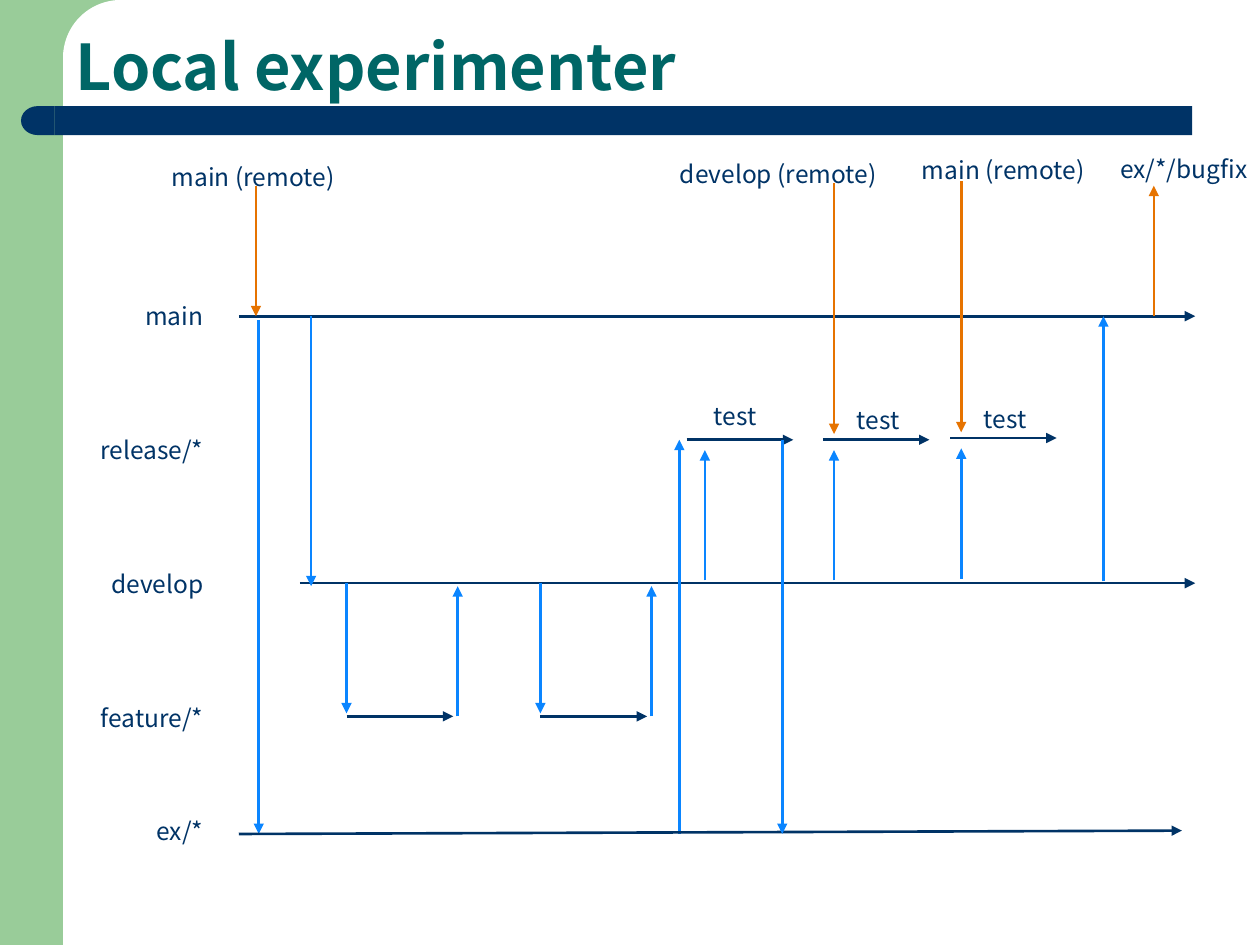
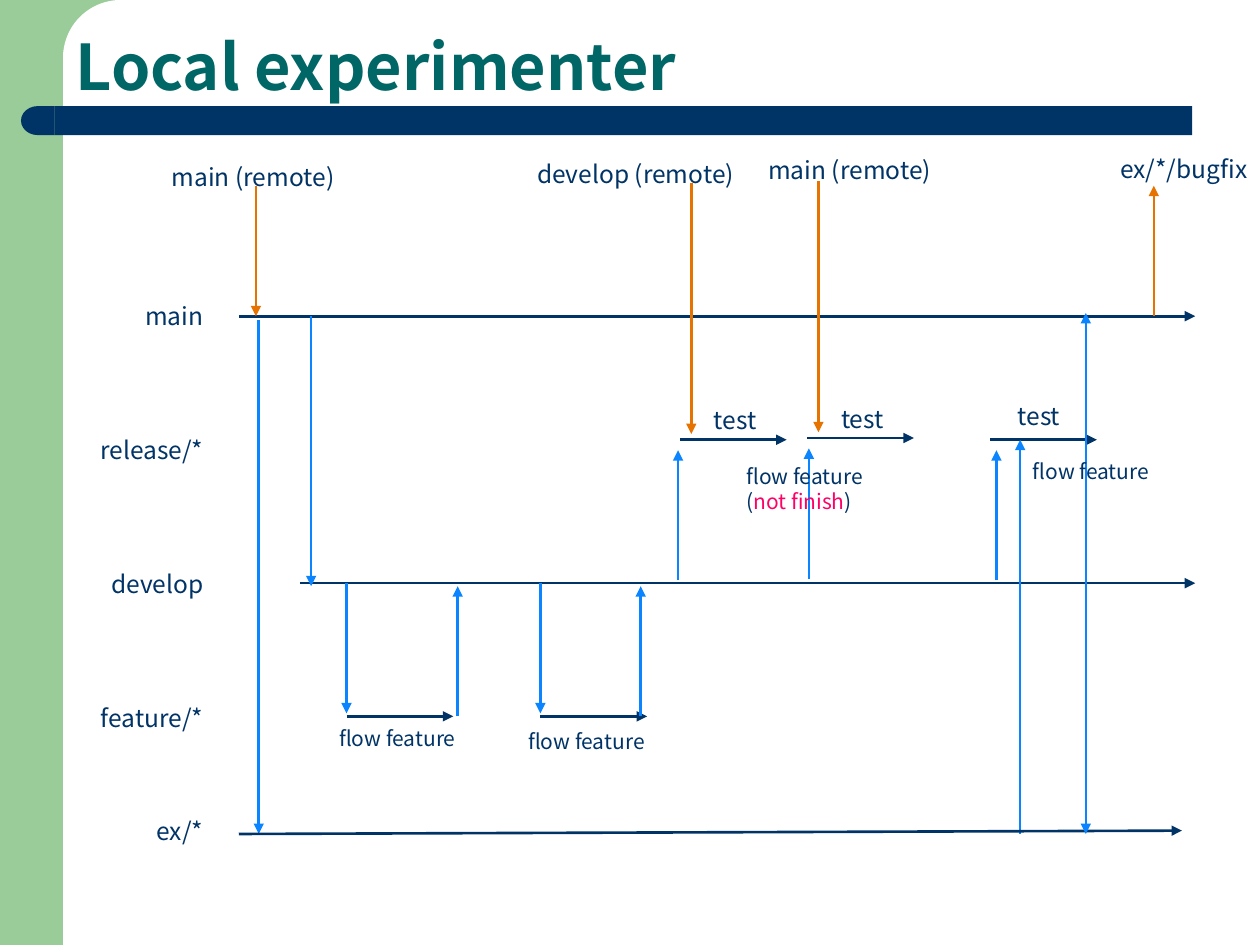
Before and after one commit to mastnk/dnn, a slide deck: slide 5 of docs/dnn_ex.pptx. Drawn at 1260x945 pixels with LibreOffice and Linux fonts; fonts in the diff are those of the drawing. Boxes give left, top, right and bottom in pixels: in the first picture for what was removed or moved away, otherwise in the second. Text is boxed around its words. In the diff, an @@ line names an element or a change of style, - is before the commit and + after.

```diff
--- a/docs/dnn_ex.pptx
+++ b/docs/dnn_ex.pptx
@@ text "main (remote)": place and size @@
-text "main (remote)" at [922, 159, 1084, 185]
+text "main (remote)" at [768, 159, 931, 185]
@@ arrow moved from (1104, 581) - (1104, 316) to (1086, 444) - (1086, 312) @@
@@ arrow moved from (823, 440) - (930, 440) to (680, 440) - (786, 440) @@
@@ 3 texts, 3 arrows: place and size @@
-3 texts, 3 arrows at [680, 163, 1057, 438]
+3 texts, 3 arrows at [537, 163, 914, 438]
@@ arrow moved from (961, 578) - (961, 449) to (809, 578) - (809, 449) @@
@@ 2 arrows, 1 text: place and size @@
-2 arrows, 1 text at [687, 408, 794, 834]
+2 arrows, 1 text at [990, 408, 1097, 834]
@@ arrow moved from (679, 834) - (679, 440) to (1021, 834) - (1021, 440) @@
@@ arrow moved from (834, 581) - (834, 450) to (678, 581) - (678, 450) @@
@@ text added at [746, 463, 863, 514], 12 pt, text #003366 @@
+flow feature
+(not finish)
@@ arrow moved from (704, 581) - (704, 450) to (997, 581) - (997, 450) @@
@@ text added at [1033, 458, 1150, 484], 12 pt, text #003366 @@
+flow feature
@@ arrow moved from (651, 717) - (651, 586) to (640, 717) - (640, 586) @@
@@ text added at [339, 729, 456, 747], 12 pt, text #003366 @@
+flow feature
@@ text added at [528, 732, 645, 750], 12 pt, text #003366 @@
+flow feature
```
Also in this commit, not shown: 2 other slides changed, 1 other file.
